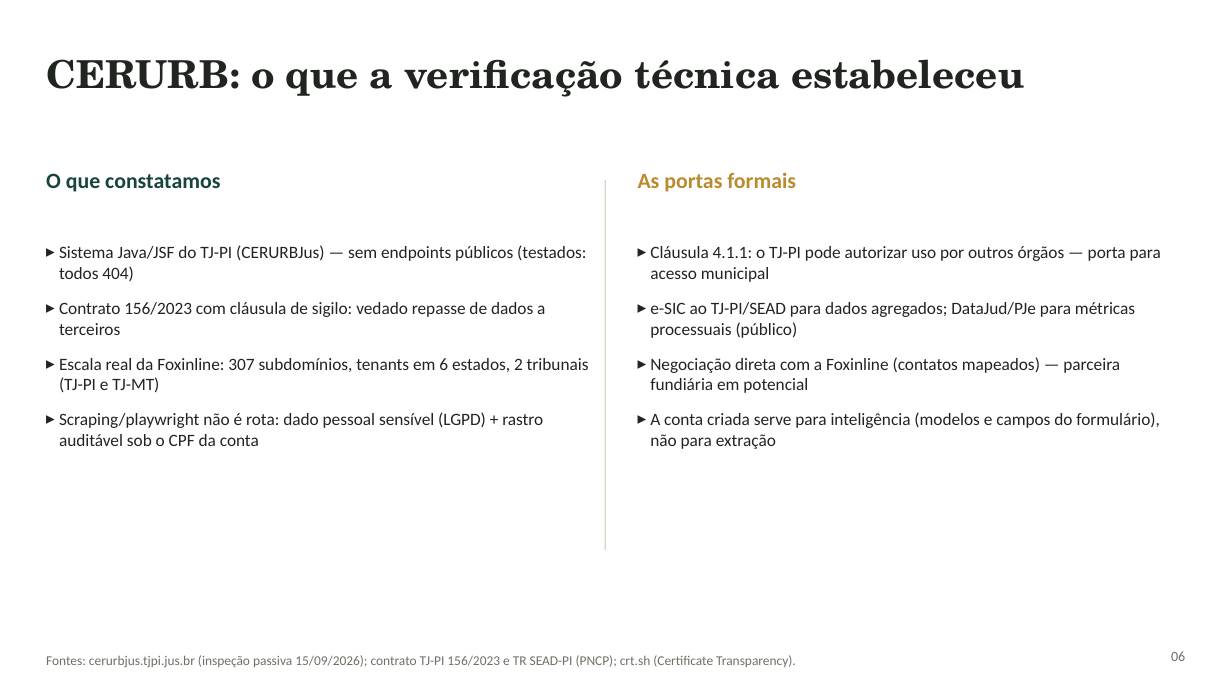
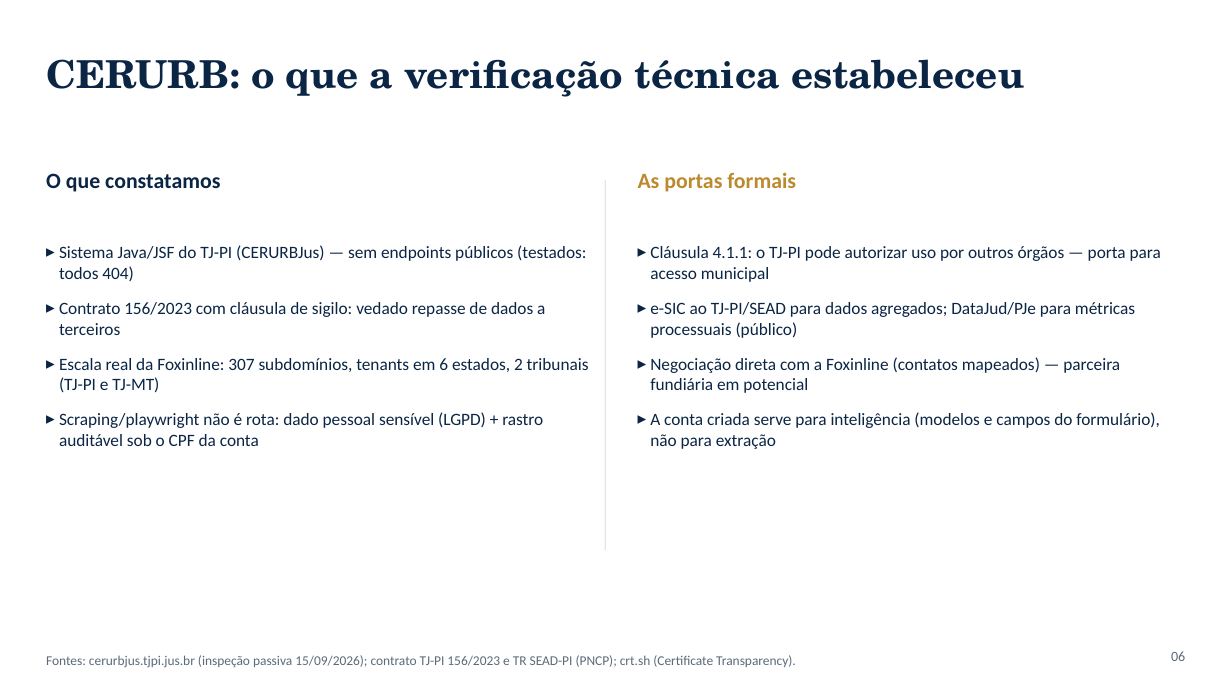
Before and after one commit to lailson/vertical_data, a slide deck: slide 6 of apresentacao/apresentacao-planejamento-painel-territorial.pptx. Drawn at 1232x693 pixels with LibreOffice and Linux fonts; fonts in the diff are those of the drawing. Boxes give left, top, right and bottom in pixels: in the first picture for what was removed or moved away, otherwise in the second. Text is boxed around its words. In the diff, an @@ line names an element or a change of style, - is before the commit and + after.

Commit message:
Migrar para vertical-data.pages.dev e levar o deck para a marca
Cloudflare Pages não renomeia projeto — a URL sai do nome, então foi criado
`vertical-data` e publicado nele. O antigo `painel-cerurb` segue no ar, com
senha; aposentá-lo é decisão à parte, porque o link já foi compartilhado.

Projeto novo não herda variável: o middleware responde 503 até que
PAINEL_USUARIO/PAINEL_SENHA existam no projeto. Falha na direção certa, e o
script agora diz o que fazer.

Deck:
- dash_hero.png e dash_scatter.png recapturados na marca, mesmas dimensões
  (1440x1330 e 1440x620), pelo Chrome headless em 1x e 3x
- paleta de identidade remapeada (verde quente -> navy/teal); o ocre ficou,
  porque é semântico nos slides e trocá-lo às cegas mexeria em contraste
- selo da capa: T -> VD
- Georgia continua: Inter não existe na máquina de quem abre o .pptx e cairia
  num fallback arbitrário. A fonte da marca vale onde ela é garantida — na web

```diff
--- a/apresentacao/apresentacao-planejamento-painel-territorial.pptx
+++ b/apresentacao/apresentacao-planejamento-painel-territorial.pptx
@@ text "CERURB: o que a verificação ..." at (x1=46, y1=59, x2=1024, y2=97): text colour #20261F to #0B2545 @@
@@ text "O que constatamos" at (x1=46, y1=173, x2=589, y2=446): text colour #17453D to #0B2545 in "O que constatamos"; text colour #20261F to #0B2545 @@
@@ line (605, 180) - (605, 550): stroke #D9D4C4 1 pt to #E2E6EA 1 pt @@
@@ text at (x1=650, y1=246, x2=1161, y2=449): text colour #20261F to #0B2545 @@
@@ text "Fontes: cerurbjus.tjpi.jus.br (inspeção passiva 15/09/2026); ..." at (x1=46, y1=655, x2=796, y2=668): text colour #6E7266 to #5B6B7A @@
@@ text "06" at (x1=1171, y1=651, x2=1185, y2=661): text colour #6E7266 to #5B6B7A @@
```
Also in this commit, not shown: 10 other slides changed, 6 other files.
